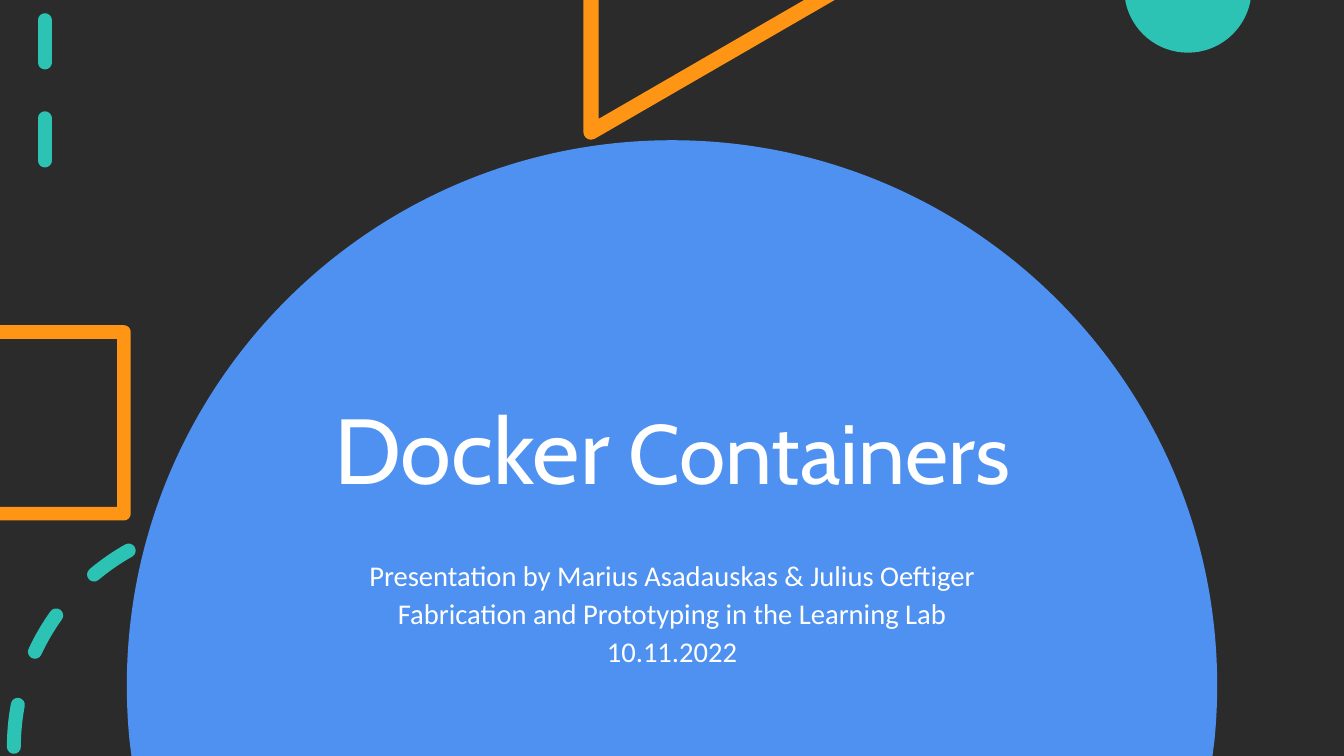
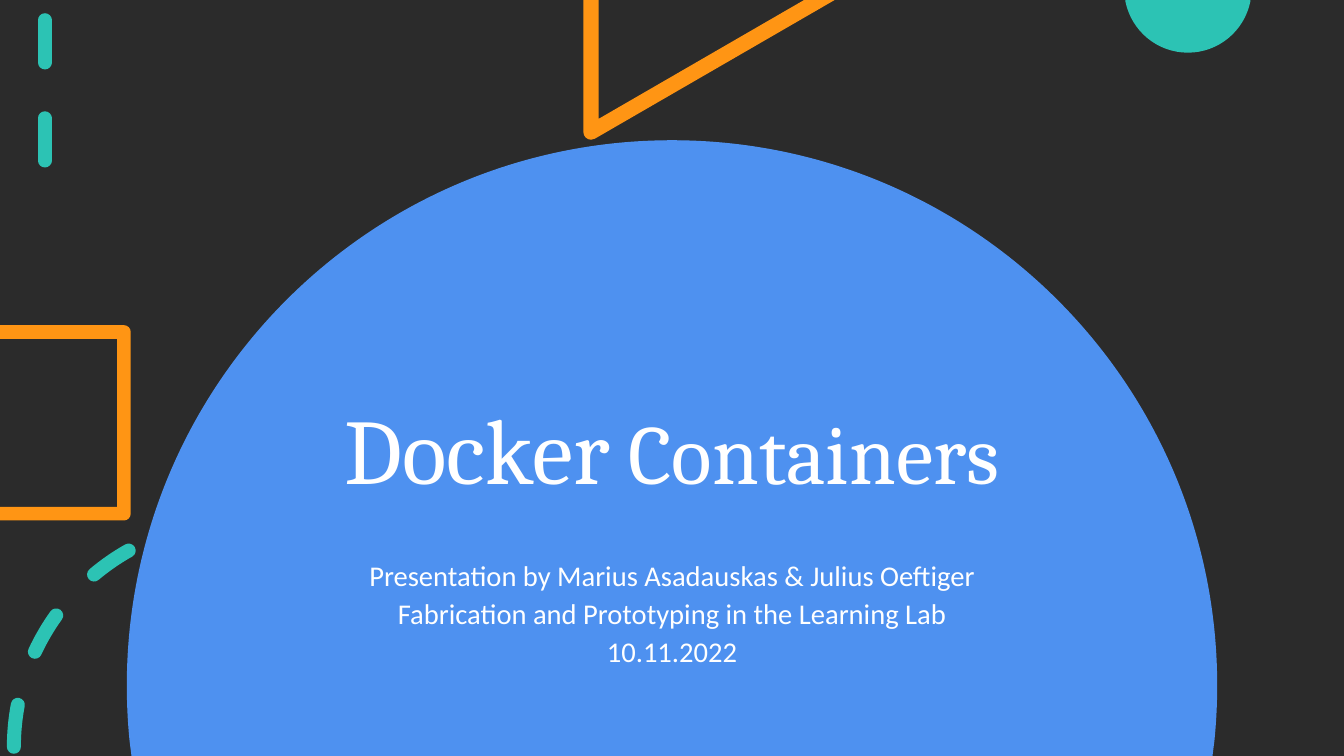
Before and after one commit to nembrinj/protofablab, a slide deck: slide 1 of presentations/Docker Containers.pptx. Drawn at 1344x756 pixels with LibreOffice and Linux fonts; fonts in the diff are those of the drawing; background and template pictures are left out; a plain dark background stands for a picture behind light text. Boxes give left, top, right and bottom in pixels: in the first picture for what was removed or moved away, otherwise in the second. Text is boxed around its words. In the diff, an @@ line names an element or a change of style, - is before the commit and + after.

```diff
--- a/presentations/Docker Containers.pptx
+++ b/presentations/Docker Containers.pptx
@@ title "Docker Containers" at [345,419,999,485]: font Cabin to Cambria @@
```
Also in this commit, not shown: 7 other slides changed, 8 slides added, 4 slides removed.
